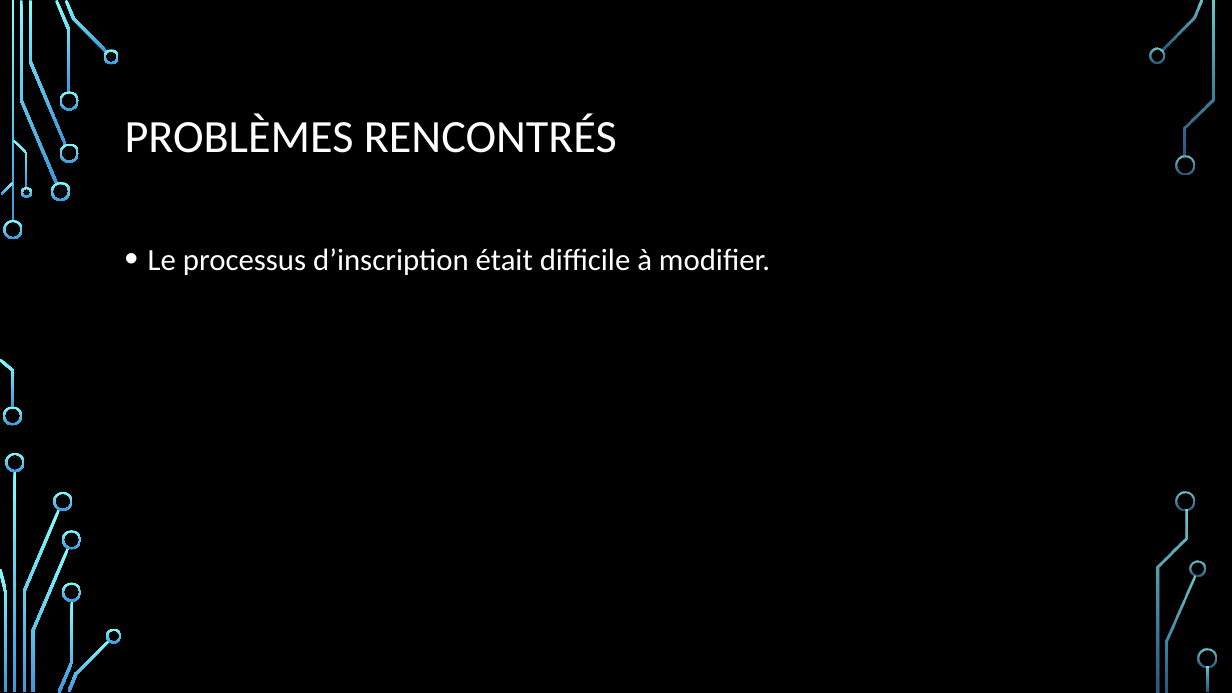
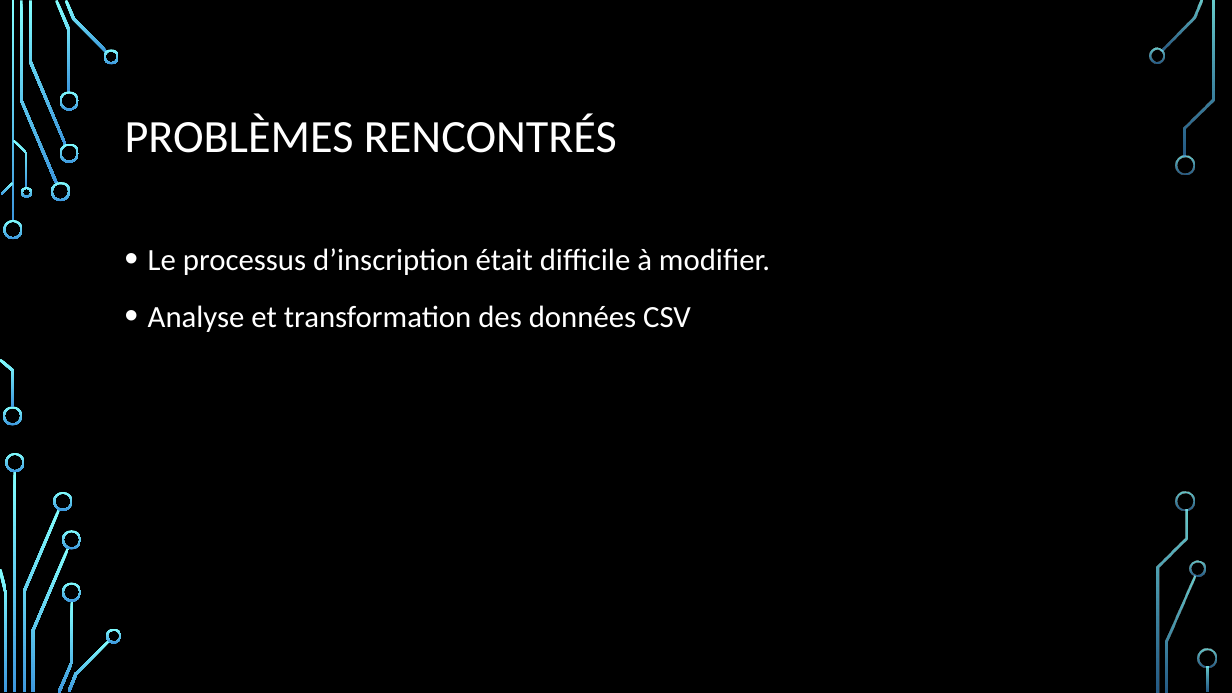
Before and after one commit to DFC-Informatique-Cegep-de-Sainte-Foy/GestionEquipesSportives, a slide deck: slide 13 of Documentation/Revue 4/Presentation_Revue_4.pptx (slide 12 before the commit). Drawn at 1232x693 pixels with LibreOffice and Linux fonts; fonts in the diff are those of the drawing; background and template pictures are left out. Boxes give left, top, right and bottom in pixels: in the first picture for what was removed or moved away, otherwise in the second. Text is boxed around its words. In the diff, an @@ line names an element or a change of style, - is before the commit and + after.

```diff
--- a/Documentation/Revue 4/Presentation_Revue_4.pptx
+++ b/Documentation/Revue 4/Presentation_Revue_4.pptx
@@ text at (x1=148, y1=305, x2=691, y2=332): paragraph added @@
+• Analyse et transformation des données CSV
```
Also in this commit, not shown: 1 other slide changed, 1 slide added, 1 other file.
